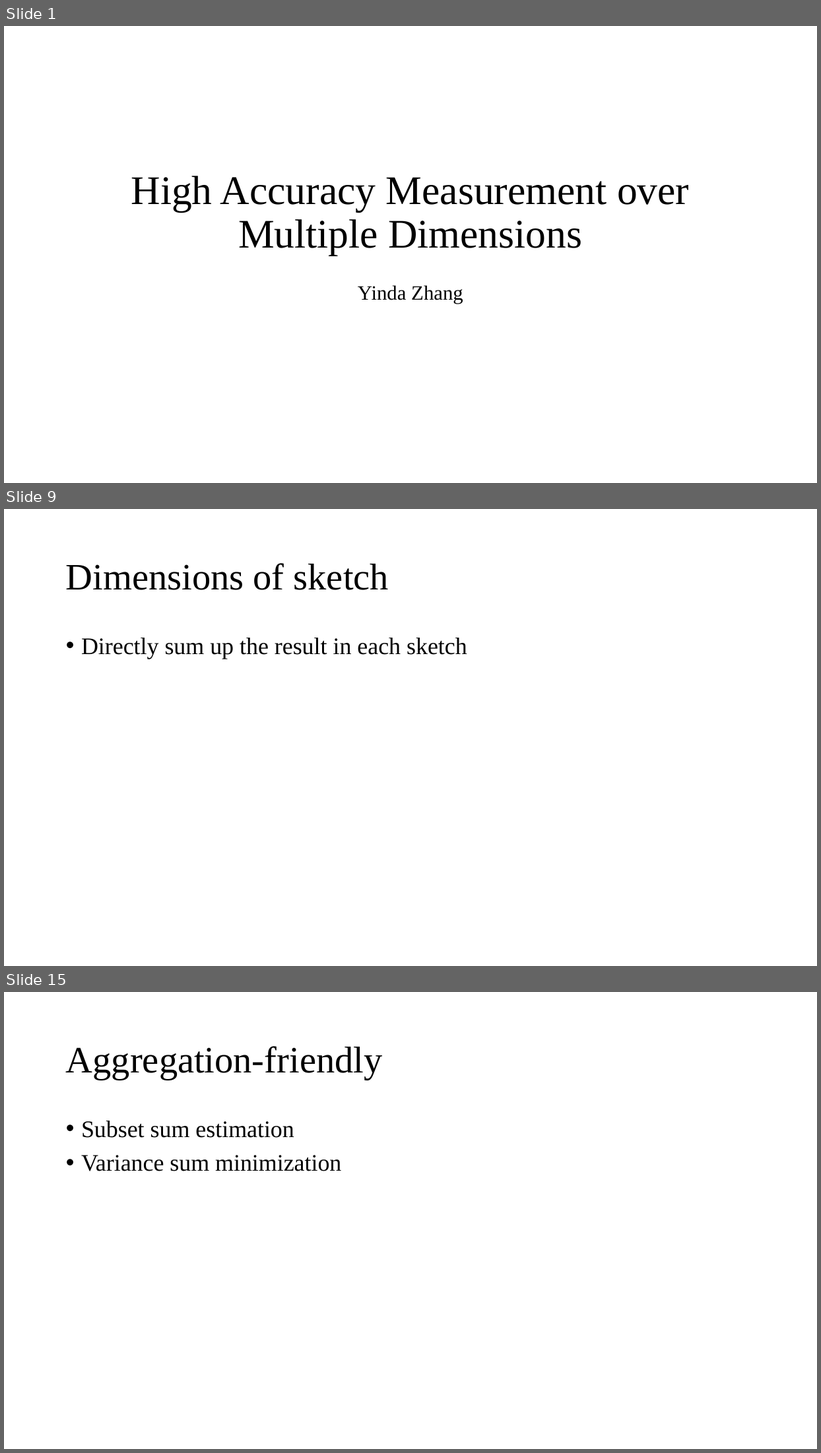
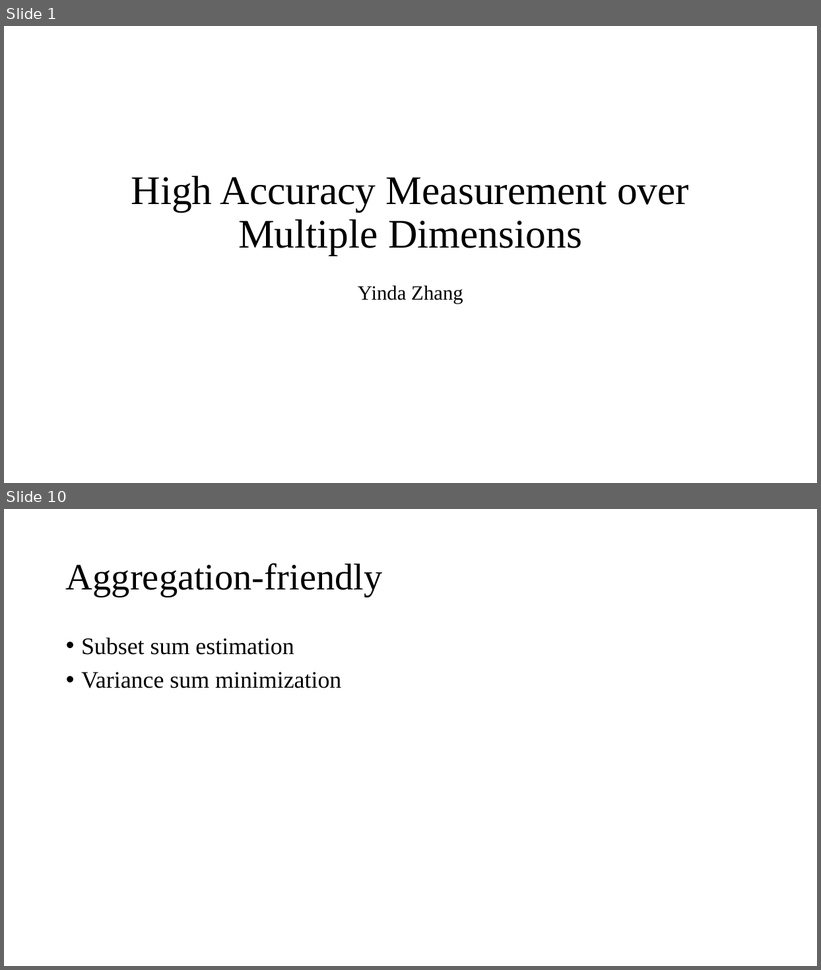
Before and after one commit to Lipox/Dimension, a slide deck: dimensions.pptx. Shown one above the other, each under a label of ours: slides 1, 9 and 15 before the commit, slides 1 and 10 after it; the slides between them are not shown. The pictures are 821x1453 and 821x970 pixels, drawn with LibreOffice and Linux fonts; fonts in the diff are those of the drawing. Boxes give left, top, right and bottom in pixels: in the first picture for what was removed or moved away, otherwise in the second. Text is boxed around its words. In the diff, an @@ line names an element or a change of style, - is before the commit and + after.

```diff
--- a/dimensions.pptx
+++ b/dimensions.pptx
@@ slide 9 removed at [4, 509, 817, 966], background #FFFFFF @@
@@ title removed at [66, 563, 389, 590] @@
-Dimensions of sketch
@@ text removed at [81, 638, 467, 659] @@
-• Directly sum up the result in each sketch
@@ what was slide 15 is now slide 10 @@
```
Also in this commit, not shown: 7 slides changed, 2 slides added, 7 other slides removed.
